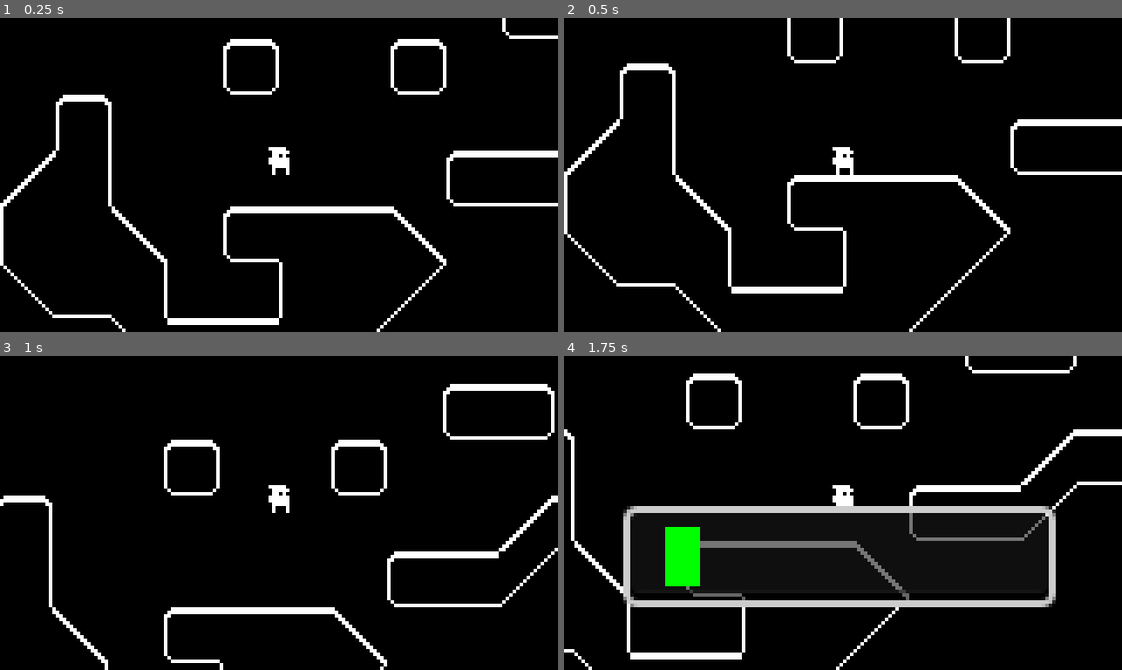
Above: before the commit, frames 1-4 (two rows, left to right).
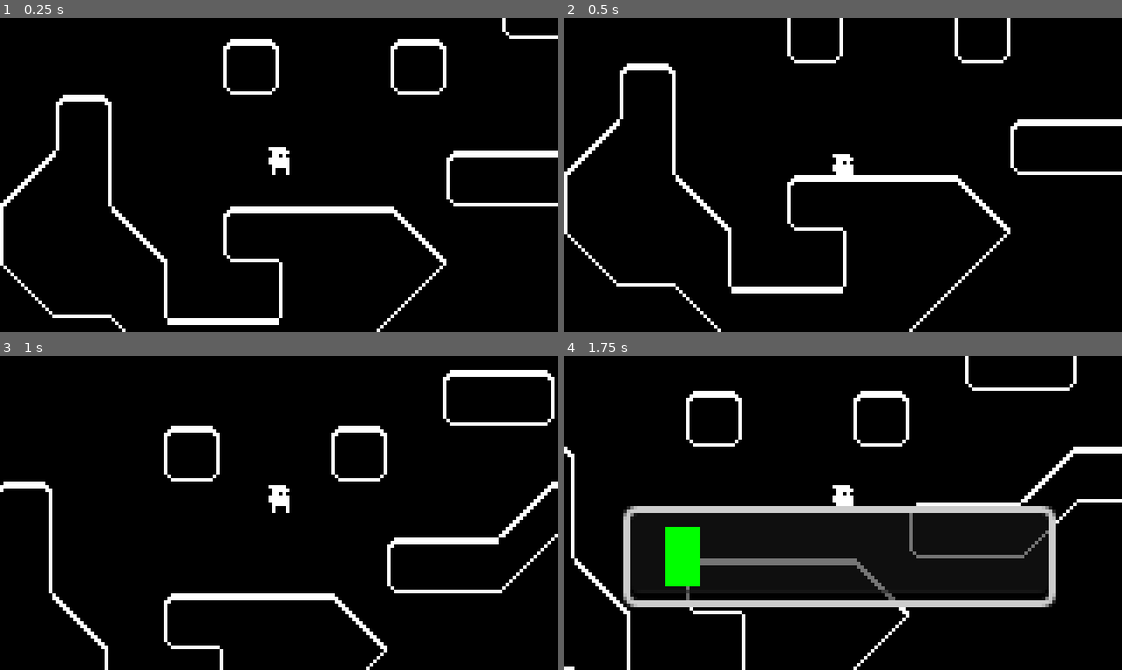
Above: after the commit, the same moments.

Repository: Bool-Pug/Arrows-Magic
Game: Godot game, scene res://Scenes/gameplay.tscn
Two runs of this game, one before a commit and one after it. Both use one fixed random seed, a clock stepped at 60 frames per second and the inputs below.
Inputs:
- Up to frame 1 (0.25 s): no input
- Up to frame 2 (0.5 s): no input
- Up to frame 3 (1 s): hold D (move_right) from 0.53 s (still down); hold Space (jump) from 0.53 s (still down)
- Up to frame 4 (1.75 s): keep holding D (move_right); release Space (jump) at 1.28 s; tap Tab (Terminal_Open) at 1.35 s; tap Space (jump) at 1.52, 1.55 s

Frame 1 is identical in both runs. In frame 2, 0.2% of the frame differs, in the area x 48-52%, y 41-50%; in frame 3, 7.8%, in the area x 0-100%, y 4-100%; in frame 4, 7.5%.

Commit message:
added animations to the player, including jumping, walking, landing, falling, idle

Diff:
--- a/Scenes/Composites/player.tscn
+++ b/Scenes/Composites/player.tscn
@@ -7,6 +7,104 @@
 
 [sub_resource type="RectangleShape2D" id="RectangleShape2D_jt2kn"]
 size = Vector2(6, 8)
+
+[sub_resource type="AtlasTexture" id="AtlasTexture_jmvko"]
+atlas = ExtResource("2_jt2kn")
+region = Rect2(12, 16, 6, 8)
+
+[sub_resource type="AtlasTexture" id="AtlasTexture_jt2kn"]
+atlas = ExtResource("2_jt2kn")
+region = Rect2(0, 0, 6, 8)
+
+[sub_resource type="AtlasTexture" id="AtlasTexture_5082d"]
+atlas = ExtResource("2_jt2kn")
+region = Rect2(0, 8, 6, 8)
+
+[sub_resource type="AtlasTexture" id="AtlasTexture_wx0qi"]
+atlas = ExtResource("2_jt2kn")
+region = Rect2(12, 0, 6, 8)
+
+[sub_resource type="AtlasTexture" id="AtlasTexture_ilt3u"]
+atlas = ExtResource("2_jt2kn")
+region = Rect2(12, 8, 6, 8)
+
+[sub_resource type="AtlasTexture" id="AtlasTexture_br6yf"]
+atlas = ExtResource("2_jt2kn")
+region = Rect2(12, 16, 6, 8)
+
+[sub_resource type="AtlasTexture" id="AtlasTexture_3mgyn"]
+atlas = ExtResource("2_jt2kn")
+region = Rect2(12, 8, 6, 8)
+
+[sub_resource type="AtlasTexture" id="AtlasTexture_xsxvw"]
+atlas = ExtResource("2_jt2kn")
+region = Rect2(12, 0, 6, 8)
+
+[sub_resource type="AtlasTexture" id="AtlasTexture_7vj2c"]
+atlas = ExtResource("2_jt2kn")
+region = Rect2(6, 0, 6, 8)
+
+[sub_resource type="AtlasTexture" id="AtlasTexture_exvs0"]
+atlas = ExtResource("2_jt2kn")
+region = Rect2(6, 8, 6, 8)
+
+[sub_resource type="SpriteFrames" id="SpriteFrames_jmvko"]
+animations = [{
+"frames": [{
+"duration": 1.0,
+"texture": SubResource("AtlasTexture_jmvko")
+}],
+"loop": true,
+"name": &"falling",
+"speed": 5.0
+}, {
+"frames": [{
+"duration": 1.0,
+"texture": SubResource("AtlasTexture_jt2kn")
+}, {
+"duration": 1.0,
+"texture": SubResource("AtlasTexture_5082d")
+}],
+"loop": true,
+"name": &"idle",
+"speed": 3.0
+}, {
+"frames": [{
+"duration": 0.5,
+"texture": SubResource("AtlasTexture_wx0qi")
+}, {
+"duration": 0.5,
+"texture": SubResource("AtlasTexture_ilt3u")
+}, {
+"duration": 2.0,
+"texture": SubResource("AtlasTexture_br6yf")
+}],
+"loop": false,
+"name": &"jump",
+"speed": 10.0
+}, {
+"frames": [{
+"duration": 2.0,
+"texture": SubResource("AtlasTexture_3mgyn")
+}, {
+"duration": 1.5,
+"texture": SubResource("AtlasTexture_xsxvw")
+}],
+"loop": false,
+"name": &"landing",
+"speed": 10.0
+}, {
+"frames": [{
+"duration": 1.0,
+"texture": SubResource("AtlasTexture_7vj2c")
+}, {
+"duration": 1.0,
+"texture": SubResource("AtlasTexture_exvs0")
+}],
+"loop": true,
+"name": &"walk",
+"speed": 5.0
+}]
 
 [node name="Player" type="Node2D"]
 script = SubResource("GDScript_jt2kn")
@@ -21,8 +119,7 @@
 position = Vector2(0, -4)
 shape = SubResource("RectangleShape2D_jt2kn")
 
-[node name="Sprite2D" type="Sprite2D" parent="BasicCharacterControllerComponent"]
+[node name="AnimatedSprite2D" type="AnimatedSprite2D" parent="BasicCharacterControllerComponent"]
 position = Vector2(0, -4)
-texture = ExtResource("2_jt2kn")
-hframes = 3
-vframes = 3
+sprite_frames = SubResource("SpriteFrames_jmvko")
+animation = &"falling"
--- a/Scenes/UIs/terminal.tscn
+++ b/Scenes/UIs/terminal.tscn
@@ -5,11 +5,12 @@
 
 [node name="Terminal" type="Control"]
 layout_mode = 3
-anchors_preset = 15
+anchors_preset = 12
+anchor_top = 1.0
 anchor_right = 1.0
 anchor_bottom = 1.0
 grow_horizontal = 2
-grow_vertical = 2
+grow_vertical = 0
 theme = ExtResource("1_q1dqi")
 script = ExtResource("2_q8lby")
 
--- a/Scenes/gameplay.tscn
+++ b/Scenes/gameplay.tscn
@@ -126,6 +126,11 @@
 [node name="GameplayUI" parent="." instance=ExtResource("4_kwrm5")]
 
 [node name="Terminal" parent="GameplayUI" instance=ExtResource("5_r8bcl")]
+anchors_preset = 12
+anchor_top = 1.0
+offset_top = 0.0
+offset_right = 0.0
+grow_vertical = 0
 magic_resources = Array[ExtResource("6_urrcd")]([ExtResource("7_puebw")])
 failed_spell = ExtResource("6_rlidi")
 
--- a/Scripts/Components/basic_character_controller_component.gd
+++ b/Scripts/Components/basic_character_controller_component.gd
@@ -7,15 +7,17 @@
 @export_group("Jumping")
 @export var JUMP_HEIGHT = 100
 @export var JUMPING_GRAVITY_INTENSITY = 0.5
-@onready var sprite_2d: Sprite2D = $Sprite2D
+@onready var sprite_2d: AnimatedSprite2D = $AnimatedSprite2D
 
-
+var was_on_floor:bool = false
+var previous_y_vel:float = 0.0
 
 var moveInput = 0.0
 var jumpInput:bool = false
 
 
 func _physics_process(delta: float) -> void:
+	var on_floor = is_on_floor()
 	# Add the gravity.
 	if not is_on_floor():
 		if(jumpInput and velocity.y<0):
@@ -23,21 +25,36 @@
 		else:
 			velocity += get_gravity() * delta
 
+
 	# Handle jump.
-	if jumpInput and is_on_floor():
-		velocity.y = -sqrt(2*get_gravity().length()*JUMP_HEIGHT*JUMPING_GRAVITY_INTENSITY)
+	if jumpInput and on_floor:
+		if sprite_2d.animation != "jump":
+			sprite_2d.play("jump")
+		elif(sprite_2d.frame == 2):
+			velocity.y = -sqrt(2*get_gravity().length()*JUMP_HEIGHT*JUMPING_GRAVITY_INTENSITY)
 
+	if(!on_floor && !was_on_floor && velocity.y > 0 && sprite_2d.animation == "jump"):
+		sprite_2d.play("falling")
+	elif(!was_on_floor && on_floor):
+		if( abs(previous_y_vel) > 70):
+			sprite_2d.play("landing")
+		else:
+			sprite_2d.play("idle")
 	# Get the input direction and handle the movement/deceleration.
 	# As good practice, you should replace UI actions with custom gameplay actions.
 	#var direction := Input.get_axis("ui_left", "ui_right")
 	if moveInput:
 		velocity.x = move_toward(velocity.x,moveInput*MOVE_SPEED,MOVE_ACCELERATION)
 		sprite_2d.flip_h = velocity.x<0
+		if(!jumpInput && (sprite_2d.animation == "landing" && sprite_2d.frame == 1) or sprite_2d.animation == "idle"):
+
+			sprite_2d.play("walk")
 	else:
+		if(!jumpInput && (sprite_2d.animation == "landing" && sprite_2d.frame == 1) or sprite_2d.animation == "walk"):
+			sprite_2d.play("idle")
 		velocity.x = move_toward(velocity.x, 0, MOVE_ACCELERATION)
 
+	was_on_floor = on_floor
+	previous_y_vel = velocity.y
+
 	move_and_slide()
-
-
-func _on_animation_timer_timeout() -> void:
-	pass # Replace with function body.
Not shown: 1 places in Scenes/Composites/player.tscn that only renumber resources
